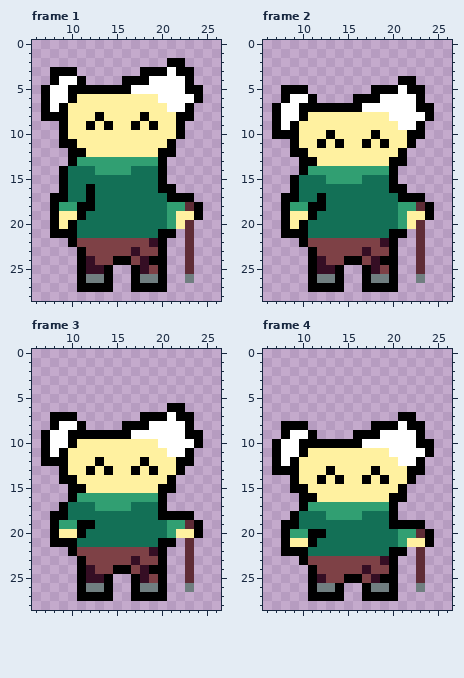
One commit to this pixel-art file: Assets/sprites/granny-alpha/crouch.aseprite. That is the earlier state.
32x32 pixels, 5 frames. Shown: frame 1: x 6..26, y 0..28; frame 2: x 6..26, y 0..28; frame 3: x 6..26, y 0..28; frame 4: x 6..26, y 0..28. The commit also changed other frames, which this record leaves out.
The same view after the edit:
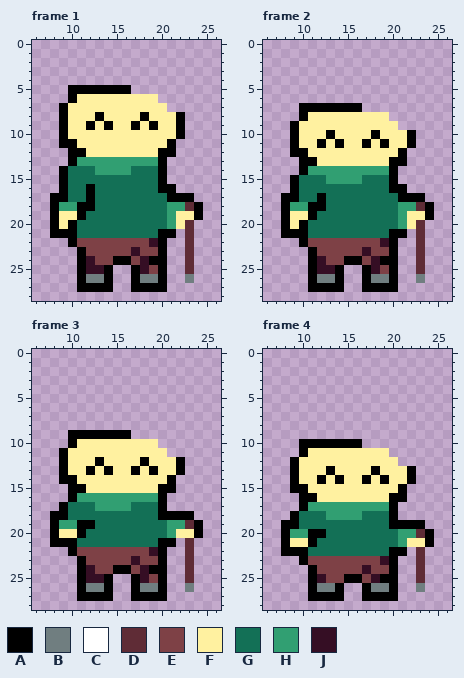
Palette (. is transparent): A #000000  B #707e80  C #ffffff  D #5f2c36  E #7e4146  F #fff1a0  G #137056  H #319f72  J #350e24
From old to new:
Changed rows in their new state; - is an unchanged pixel.
Frame 1:
first column x 7:
 2 --------------..--
 3 -...-------......-
 4 -....----........-
 5 ...-------........
 6 ...----------.....
 7 ..------------...-
 8 ..--------------.-
Frame 2:
first column x 7:
 4 --------------..--
 5 -...-------......-
 6 -....----........-
 7 ...-------........
 8 ...----------.....
 9 ..------------...-
10 ..--------------.-
Frame 3:
first column x 7:
 6 --------------..--
 7 -...-------......-
 8 -....----........-
 9 ...-------........
10 ...----------.....
11 ..------------...-
12 ..--------------.-
Frame 4:
first column x 7:
 7 --------------..--
 8 -...-------......-
 9 -....----........-
10 ...-------........
11 ...----------.....
12 ..------------...-
13 ..--------------.-
